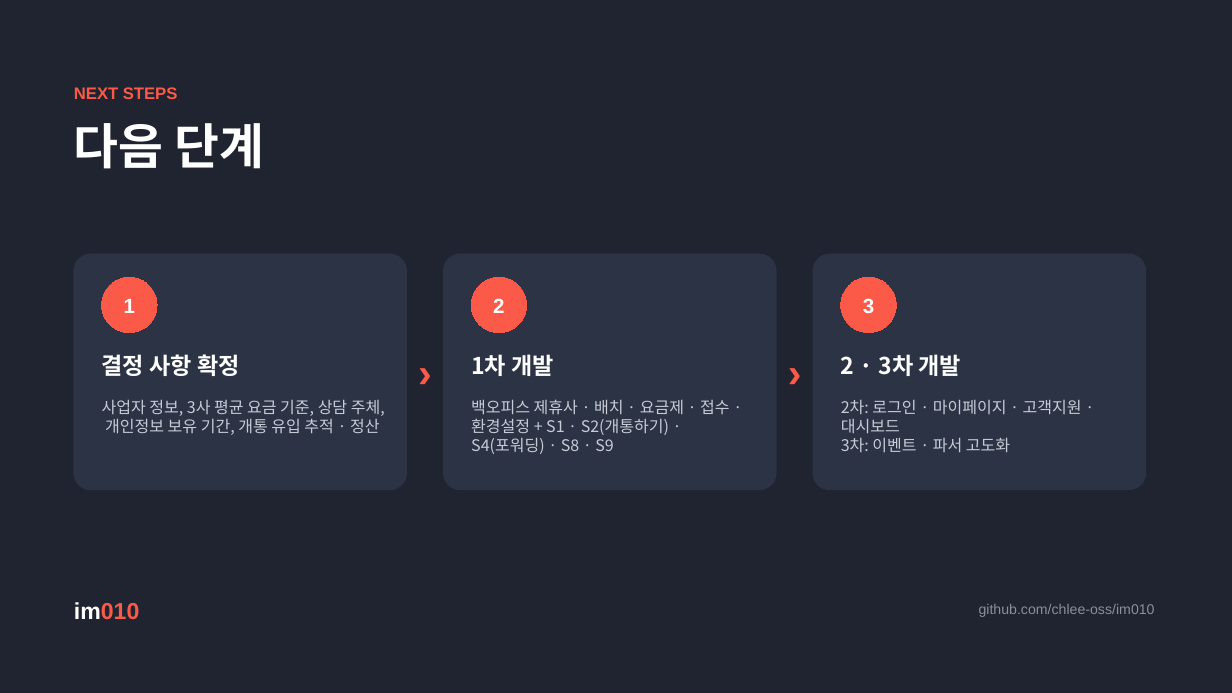
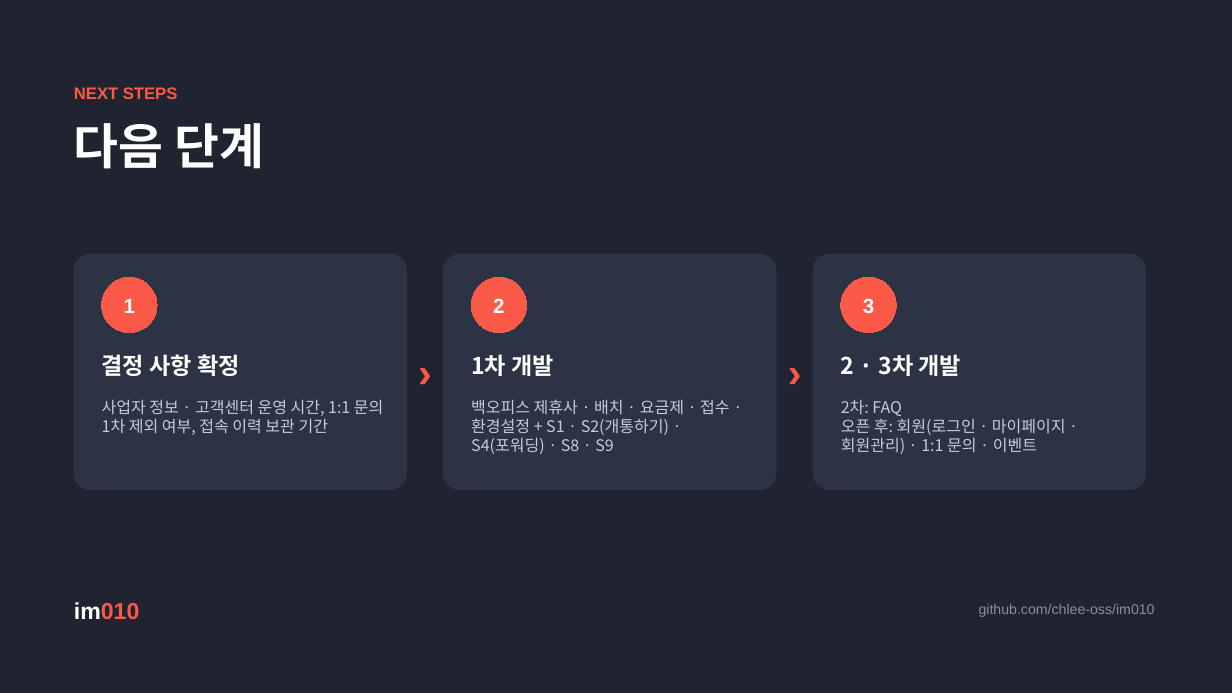
Before and after one commit to chlee-oss/im010, a slide deck: slide 35 of im010_기획서.pptx. Drawn at 1232x693 pixels with LibreOffice and Linux fonts; fonts in the diff are those of the drawing. Boxes give left, top, right and bottom in pixels: in the first picture for what was removed or moved away, otherwise in the second. Text is boxed around its words. In the diff, an @@ line names an element or a change of style, - is before the commit and + after.

```diff
--- a/im010_기획서.pptx
+++ b/im010_기획서.pptx
@@ text at [102,400,383,435]: text changed @@
-사업자 정보, 3사 평균 요금 기준, 상담 주체, 개인정보 보유 기간, 개통 유입 추적 · 정산
+사업자 정보 · 고객센터 운영 시간, 1:1 문의 1차 제외 여부, 접속 이력 보관 기간
@@ text at [841,400,1066,454]: text changed @@
-2차: 로그인 · 마이페이지 · 고객지원 · 대시보드
-3차: 이벤트 · 파서 고도화
+2차: FAQ
+오픈 후: 회원(로그인 · 마이페이지 · 회원관리) · 1:1 문의 · 이벤트
```
Also in this commit, not shown: 24 other slides changed, 3 other files.
